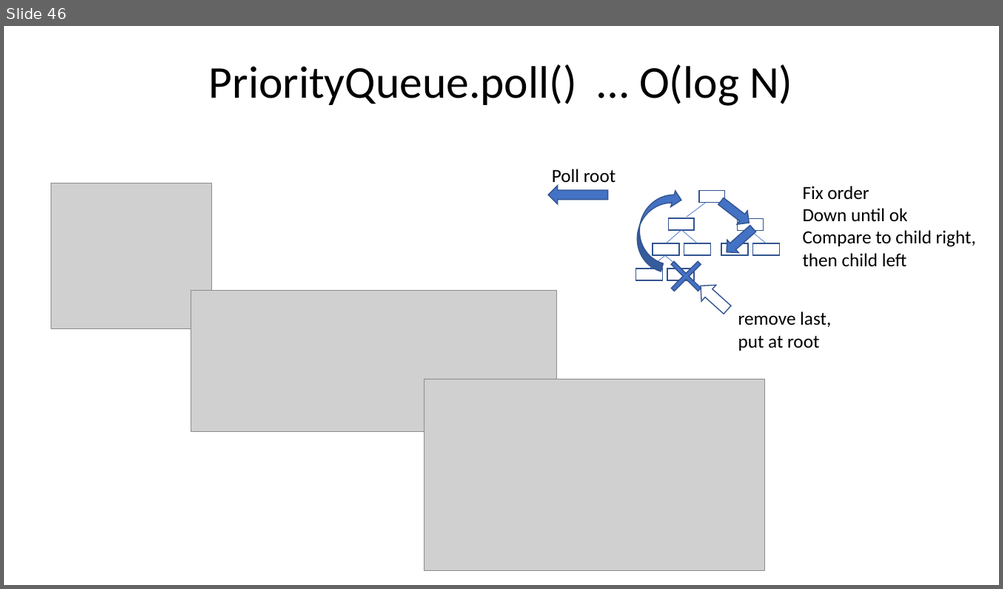
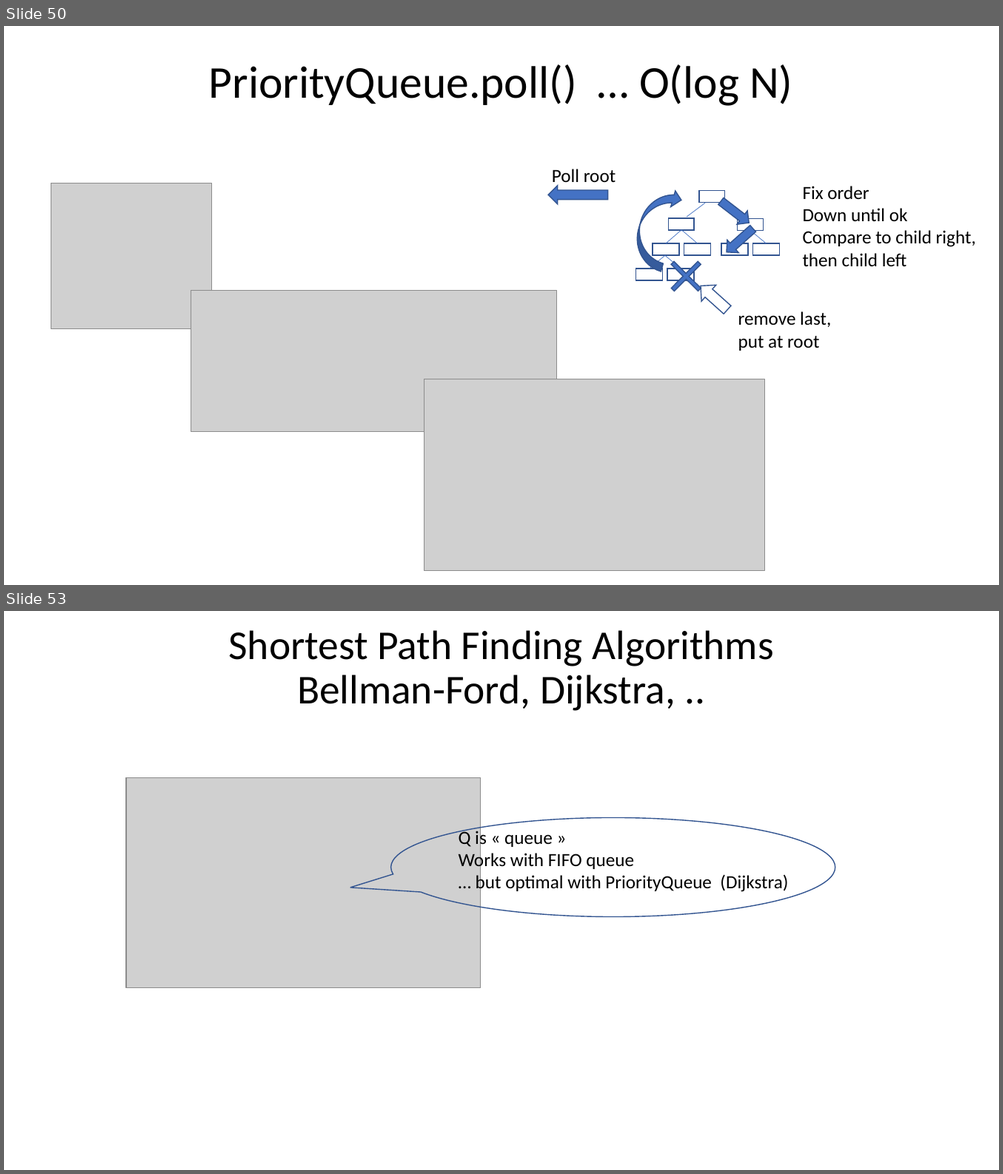
Before and after one commit to Arnaud-Nauwynck/presentations, a slide deck: java/Basic-Data-Structures.pptx. Shown one above the other, each under a label of ours: slide 46 before the commit, slides 50 and 53 after it; the slides between them are not shown. The pictures are 1003x589 and 1003x1174 pixels, drawn with LibreOffice and Linux fonts; fonts in the diff are those of the drawing; grey boxes stand for pictures. Boxes give left, top, right and bottom in pixels: in the first picture for what was removed or moved away, otherwise in the second. Text is boxed around its words. In the diff, an @@ line names an element or a change of style, - is before the commit and + after.

```diff
--- a/java/Basic-Data-Structures.pptx
+++ b/java/Basic-Data-Structures.pptx
@@ slide 53 added at [4, 611, 999, 1170], background #FFFFFF @@
@@ title added at [228, 630, 774, 711], 39.6 pt, text #000000 @@
+Shortest Path Finding Algorithms
+Bellman-Ford, Dijkstra, ..
@@ picture added at [126, 777, 481, 988] @@
@@ speech bubble added at [391, 817, 835, 917], outline #325491 1 pt @@
@@ text added at [458, 829, 788, 894], 18 pt, text #000000 @@
+Q is « queue »
+Works with FIFO queue
+… but optimal with PriorityQueue (Dijkstra)
@@ what was slide 46 is now slide 50 @@
```
Also in this commit, not shown: 4 slides changed, 6 other slides added, 3 slides removed.
